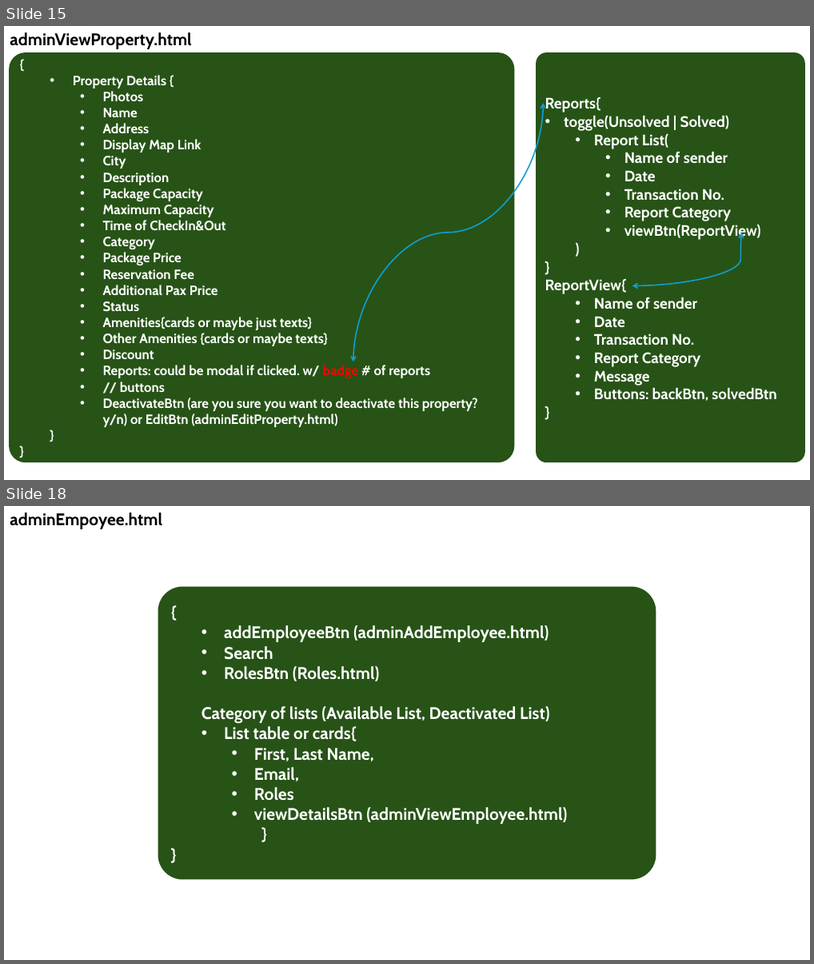
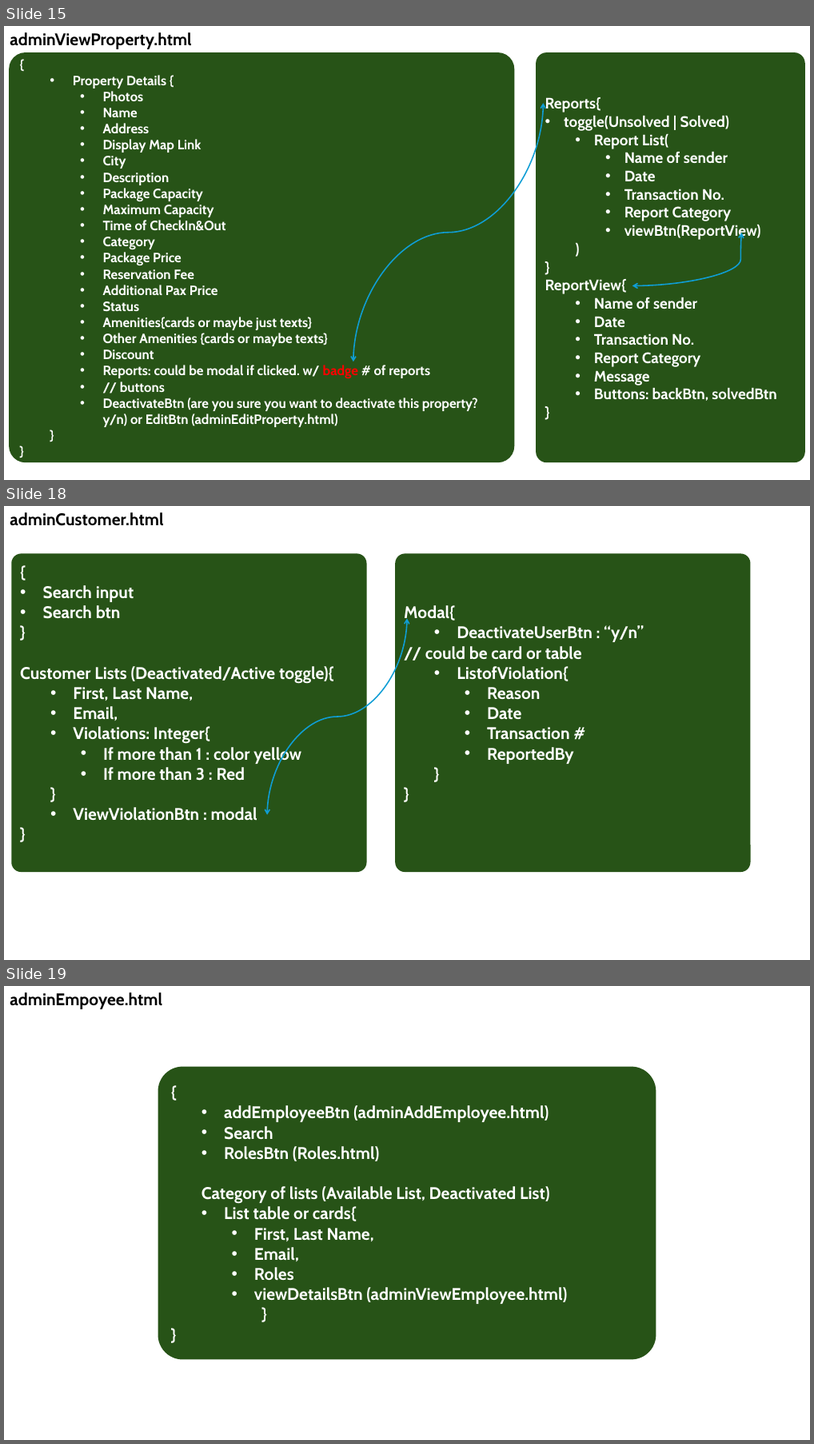
Before and after one commit to Booking-Resevation-Betcha-Homie-House/CAPSTONE-Development-Road-Map, a slide deck: betchaBooking-USECASE.pptx. Shown one above the other, each under a label of ours: slides 15 and 18 before the commit, slides 15, 18 and 19 after it; the slides between them are not shown. The pictures are 814x964 and 814x1444 pixels, drawn with LibreOffice and Linux fonts; fonts in the diff are those of the drawing. Boxes give left, top, right and bottom in pixels: in the first picture for what was removed or moved away, otherwise in the second. Text is boxed around its words. In the diff, an @@ line names an element or a change of style, - is before the commit and + after.

Commit message:
updated with payment and user customer management

```diff
--- a/betchaBooking-USECASE.pptx
+++ b/betchaBooking-USECASE.pptx
@@ slide 18 added at (4,506,810,960), background #FFFFFF @@
@@ text added at (10,512,163,526), 20 pt, text #000000, bold @@
+adminCustomer.html
@@ rounded rectangle added at (11,554,367,872), fill #275417, 20 pt, text #FFFFFF, bold @@
+{
+• Search input
+• Search btn
+}
+Customer Lists (Deactivated/Active toggle){
+  • First, Last Name,
+  • Email,
+  • Violations: Integer{
+    • If more than 1 : color yellow
+    • If more than 3 : Red
+  }
+  • ViewViolationBtn : modal
+}
@@ rounded rectangle added at (395,554,751,872), fill #275417, 20 pt, text #FFFFFF, bold @@
+Modal{
+  • DeactivateUserBtn : “y/n”
+// could be card or table
+  • ListofViolation{
+    • Reason
+    • Date
+    • Transaction #
+    • ReportedBy
+  }
+}
@@ curved double arrow added from (407, 619) to (267, 815), #0F9ED5 1.5 pt @@
@@ what was slide 18 is now slide 19 @@
```
Also in this commit, not shown: 8 slides changed, 1 other file.
